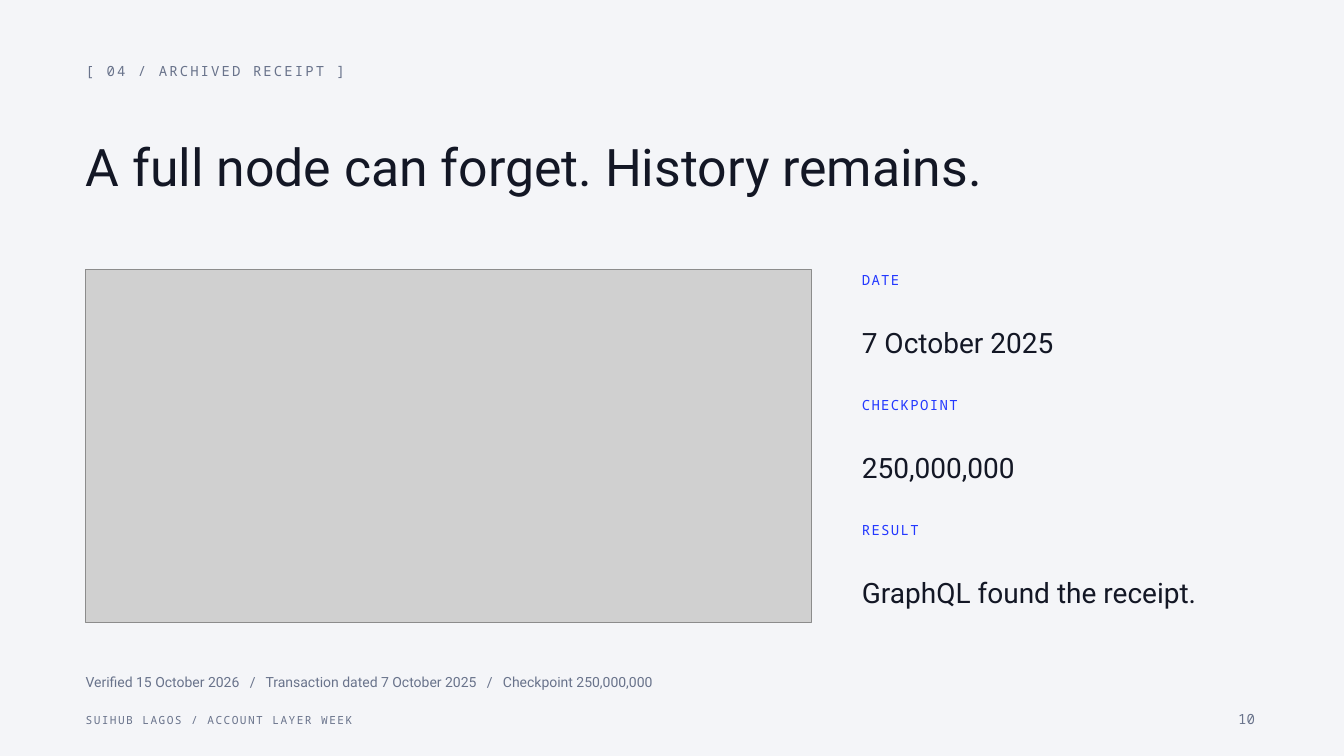
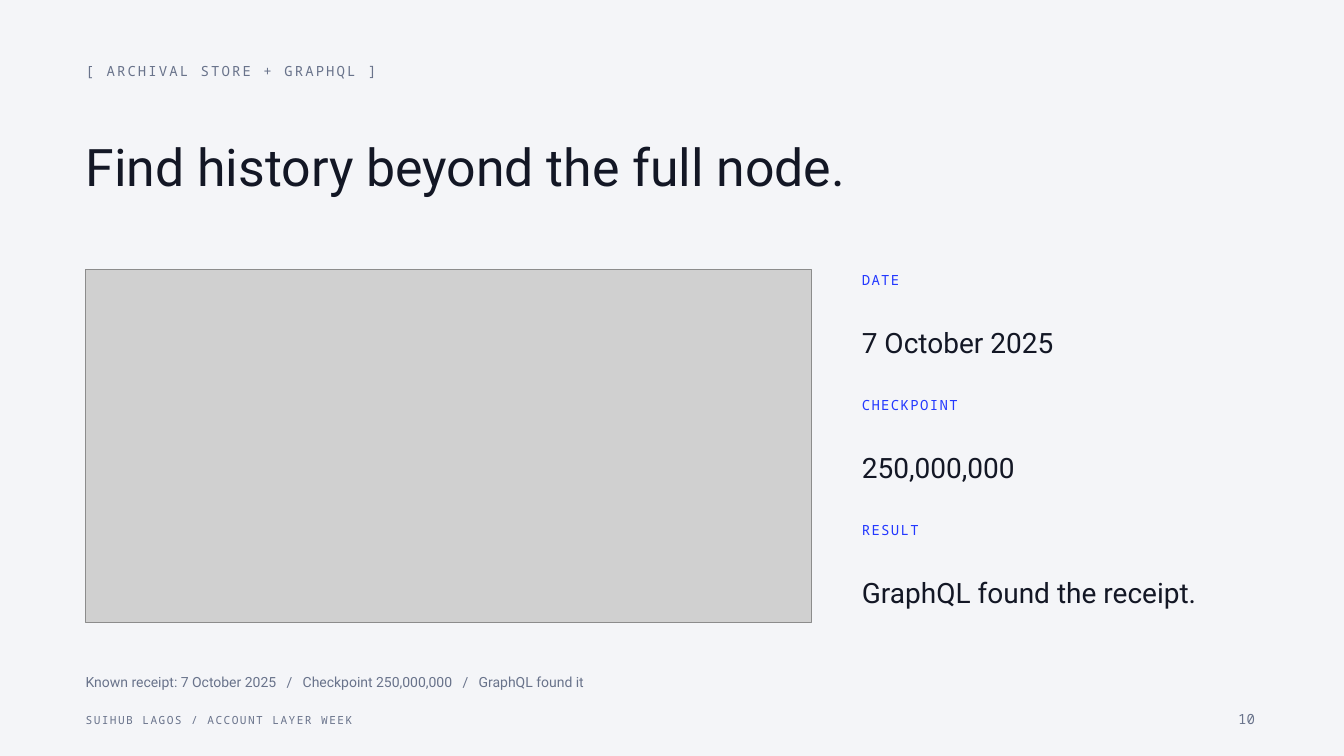
Before and after one commit to Nuel-osas/day3-till, a slide deck: slide 10 of teaching/Day3_Till_Live_Data_Seedless_Style.pptx. Drawn at 1344x756 pixels with LibreOffice and Linux fonts; fonts in the diff are those of the drawing; grey boxes stand for pictures. Boxes give left, top, right and bottom in pixels: in the first picture for what was removed or moved away, otherwise in the second. Text is boxed around its words. In the diff, an @@ line names an element or a change of style, - is before the commit and + after.

```diff
--- a/teaching/Day3_Till_Live_Data_Seedless_Style.pptx
+++ b/teaching/Day3_Till_Live_Data_Seedless_Style.pptx
@@ text at (x1=107, y1=66, x2=355, y2=79): text changed @@
-[ 04 / ARCHIVED RECEIPT ]
+[ ARCHIVAL STORE + GRAPHQL ]
@@ text at (x1=86, y1=146, x2=845, y2=197): text changed @@
-A full node can forget. History remains.
+Find history beyond the full node.
@@ text at (x1=86, y1=676, x2=584, y2=690): text changed @@
-Verified 15 October 2026 / Transaction dated 7 October 2025 / Checkpoint 250,000,000
+Known receipt: 7 October 2025 / Checkpoint 250,000,000 / GraphQL found it
```
Also in this commit, not shown: 9 other slides changed, 5 slides added, 5 slides removed, 5 other files.
